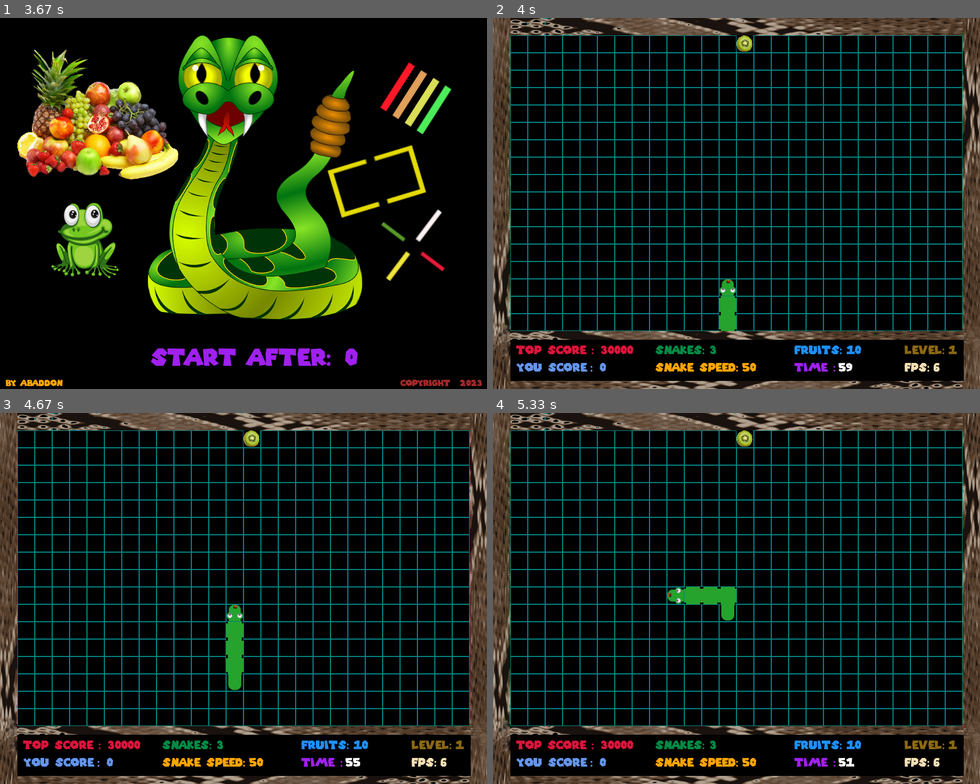
Above: before the commit, frames 1-4 (two rows, left to right).
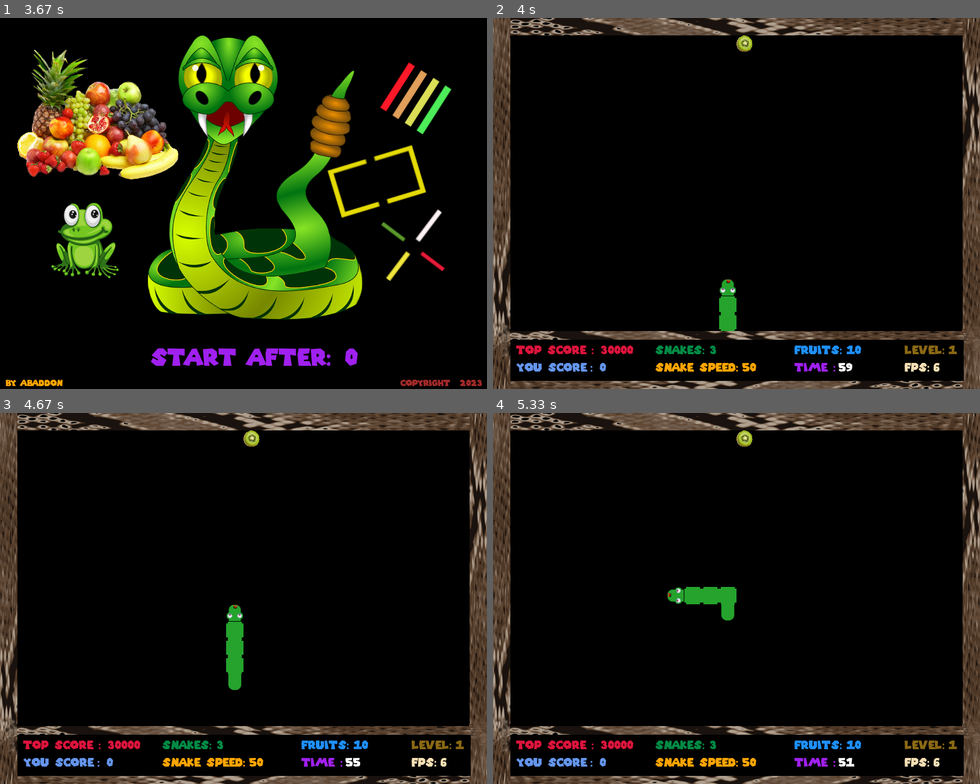
Above: after the commit, the same moments.

Repository: byAbaddon/PyGame-Greedy-Snake
Game: pygame game, started from main.py
The game is run twice, just before and just after one commit, with the same random seed, the same clock (stepped at 60 frames per second) and the same inputs.
Inputs:
- Up to frame 1 (3.67 s): tap Space at 0.33 s; hold G from 3.23 s (still down); hold Down from 3.23 s (still down)
- Up to frame 2 (4 s): release G at 3.7 s; release Down at 3.7 s; tap G at 3.73 s
- Up to frame 3 (4.67 s): no input
- Up to frame 4 (5.33 s): hold Left 4.8-5.27 s; hold Up from 5.3 s (still down)

Frame 1 is identical in both runs. In frame 2, 9.5% of the frame differs, in the area x 3-97%, y 0-85%; in frame 3, 9.5%; in frame 4, 9.5%.

Commit message:
add grid sys option

Diff:
--- a/main.py
+++ b/main.py
@@ -46,7 +46,7 @@
         self.background = None
         self.is_bg_created = False
         self.reset_all_data_for_new_game = False
-
+        self.is_grid_system = False
 
     def game(self):
         if self.reset_all_data_for_new_game:
@@ -96,8 +96,16 @@
             Sound.game_over_music(self)
             self.state = 'game_over'
 
+        # --------------------------  switch on/of to Grid system
+        if check_key_pressed(pygame.K_g):
+            if not self.is_grid_system:
+                self.is_grid_system = True
+            else:
+                self.is_grid_system = False
+
         # # =================================================== UPDATE
-        Grid.draw_grid(self)
+        if self.is_grid_system:
+            Grid.draw_grid(self)
         table.update()
 
         # #  --------------------------- draw sprite group
--- a/src/classes/snake.py
+++ b/src/classes/snake.py
@@ -10,9 +10,7 @@
 
 
 class Snake(pygame.sprite.Sprite, Sound):
-    statistics_dict = {'cherry': 11, 'banana' :4, 'grapes' : 6, 'kivi' : 2, 'pear': 1, 'rabbit' : 3,
-                       'apple' :3, 'plum' : 3, 'strawberry' : 22, 'watermelon' : 33, 'frog' :3 , 'orange': 1
- }
+    statistics_dict = {}
     exit_pos = [S_W // 2 - BLOCK_SIZE, 0]
     start_time = pygame.time.get_ticks()
     COOLDOWN = 10
@@ -41,7 +39,7 @@
     def __init__(self, all_spite_groups_dict):
         pygame.sprite.Sprite.__init__(self)
         self.asg = all_spite_groups_dict
-        self.image = scale_image('./src/assets/images/snake/head_up.png', BLOCK_SIZE, BLOCK_SIZE)
+        self.image = scale_image('./src/assets/images/snake/head_up_s.png', BLOCK_SIZE, BLOCK_SIZE)
         self.rect = self.image.get_bounding_rect(min_alpha=1)
         self.rect.center = (self.start_x_pos * BLOCK_SIZE + 15, self.start_y_pos * BLOCK_SIZE + 15)
         self.pos = vec(self.rect.center)
Binary file changed: src/assets/images/backgrounds/bg_menu.png
Binary file added: src/assets/images/snake/not used/old/body_cross.png
Renamed: src/assets/images/snake/head_down.png -> src/assets/images/snake/not used/old/head_down.png
Renamed: src/assets/images/snake/head_left.png -> src/assets/images/snake/not used/old/head_left.png
Renamed: src/assets/images/snake/head_right.png -> src/assets/images/snake/not used/old/head_right.png
Renamed: src/assets/images/snake/head_right_r.png -> src/assets/images/snake/not used/old/head_right_r.png
Renamed: src/assets/images/snake/head_up.png -> src/assets/images/snake/not used/old/head_up.png
